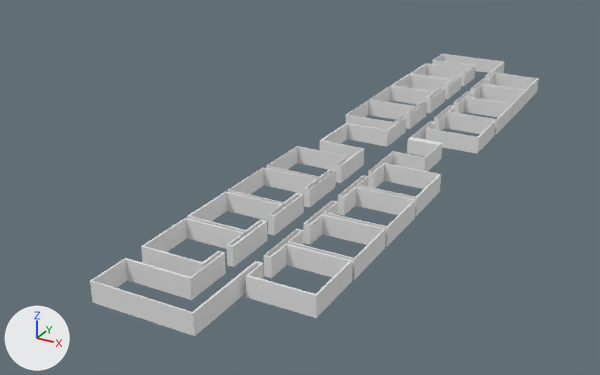
Two versions of the Blender file Assets/Map/schoolMap.blend, one commit apart.
The view is the same before and after, from a camera (50 mm lens) standing at (18.3, -49.3, 20.7) and looking at (-6.2, -4.7, -1.6). Every picture has the same lights, and +X, +Y and +Z are marked at lower left.
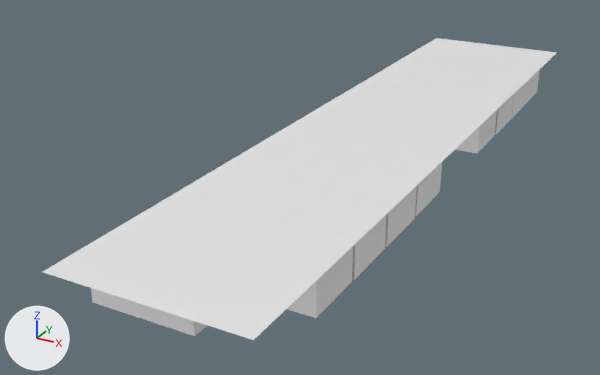
Location of each change, (x1, y1, x2, y2) in pixels of the pictures (600 x 375 px):
'Plane', added
    after: (43, 38, 557, 340)
'Cube.010', added
    after: (88, 39, 540, 296)
'Cube.001', unchanged, covered by the edit
    before: (90, 54, 539, 336)
    after: (91, 79, 539, 336)

Edits to the bpy script that builds the scene:
```text
Add me_cube_014:
    me_cube_014.from_pydata(...)  # 584 vertices, 582 faces; spans x -0.9..9.3, y -24.1..0.1, z -0.8..0.6
Add me_plane:
    me_plane.from_pydata([(-5.6, -25.2, 0.0), (5.6, -25.2, 0.0), (-5.6, 25.2, 0.0), (5.6, 25.2, 0.0)], [], [(0, 1, 3, 2)])
Add ob_cube_010:
    ob_cube_010 = bpy.data.objects.new('Cube.010', me_cube_014)
    ob_cube_010.location = (-6.13, -0.01, 1.68)
    _m = ob_cube_010.modifiers.new('Mirror', 'MIRROR')
    _m.use_axis = (False, True, False)
    _m.use_clip = True
Add ob_plane:
    ob_plane = bpy.data.objects.new('Plane', me_plane)
    ob_plane.location = (-1.98, -1.02, 2.25)
    ob_plane.rotation_euler = (0.0, 3.142, 0.0)  # degrees (0, 180, 0)
```
